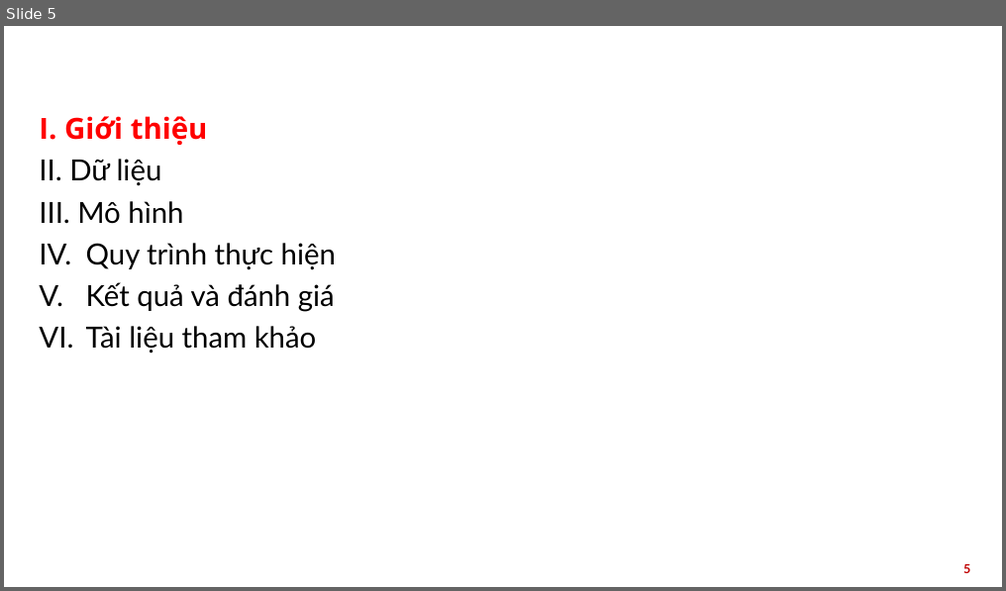
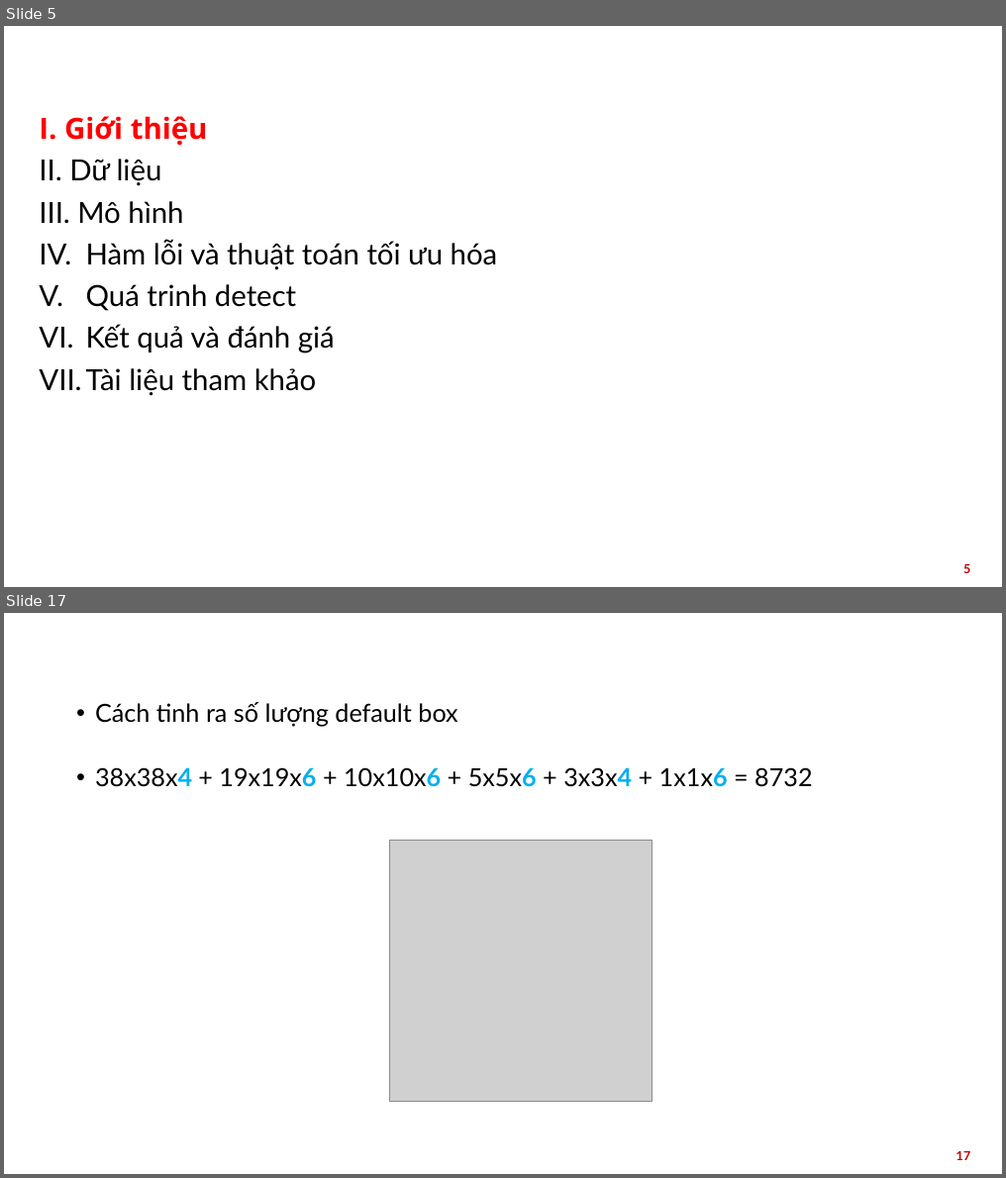
Before and after one commit to congdc00/object_detection, a slide deck: document/Thuyết trình.pptx. Shown one above the other, each under a label of ours: slide 5 before the commit, slides 5 and 17 after it; the slides between them are not shown. The pictures are 1006x591 and 1006x1178 pixels, drawn with LibreOffice and Linux fonts; fonts in the diff are those of the drawing; grey boxes stand for pictures; background and template pictures are left out. Boxes give left, top, right and bottom in pixels: in the first picture for what was removed or moved away, otherwise in the second. Text is boxed around its words. In the diff, an @@ line names an element or a change of style, - is before the commit and + after.

```diff
--- a/document/Thuyết trình.pptx
+++ b/document/Thuyết trình.pptx
@@ slide 17 added at <box>4,613,1002,1174</box>, background picture (left out) @@
@@ title added at <box>32,622,974,658</box>, 28 pt, text #FFFFFF, bold @@
+III. Mô hình
@@ text added at <box>95,702,812,787</box>, 24 pt, text #000000 @@
+  • Cách tinh ra số lượng default box
+  • 38x38x4 + 19x19x6 + 10x10x6 + 5x5x6 + 3x3x4 + 1x1x6 = 8732
@@ picture added at <box>389,841,651,1102</box> @@
@@ page number added at <box>956,1152,971,1160</box>, 12 pt, text #C00000, bold @@
+17
@@ slide 5 changed as well @@
@@ text at <box>86,239,498,311</box>: text changed @@
-IV. Quy trình thực hiện
+IV. Hàm lỗi và thuật toán tối ưu hóa
+V. Quá trinh detect
```
Also in this commit, not shown: 2 other slides changed, 27 other slides added, 5 slides removed, 27 other files.
